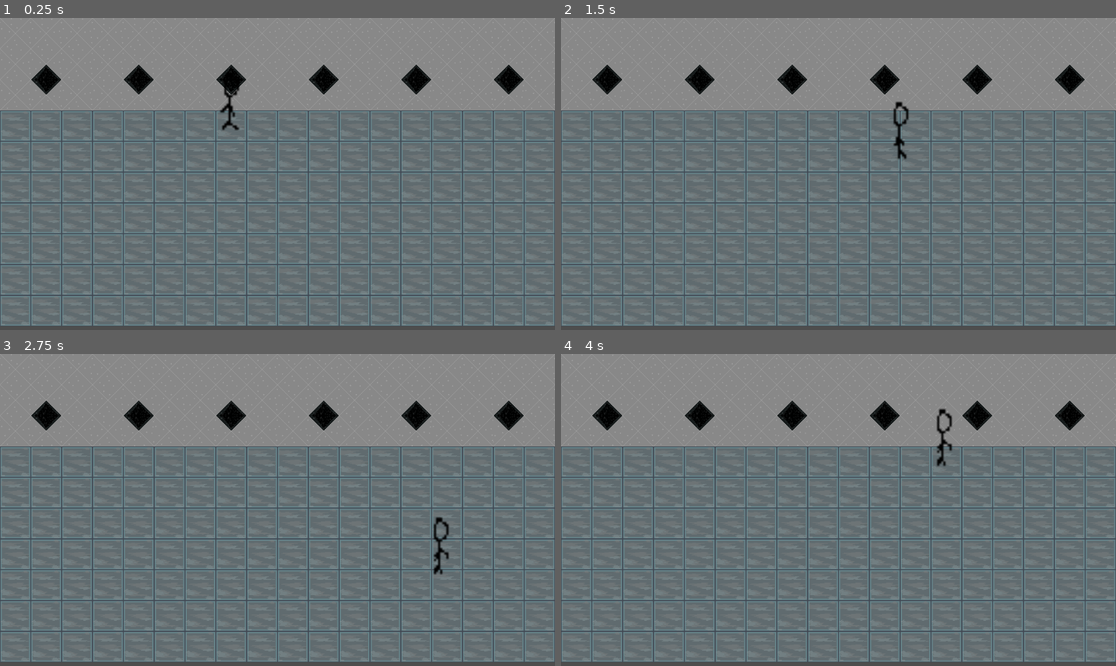
Above: before the commit, frames 1-4 (two rows, left to right).
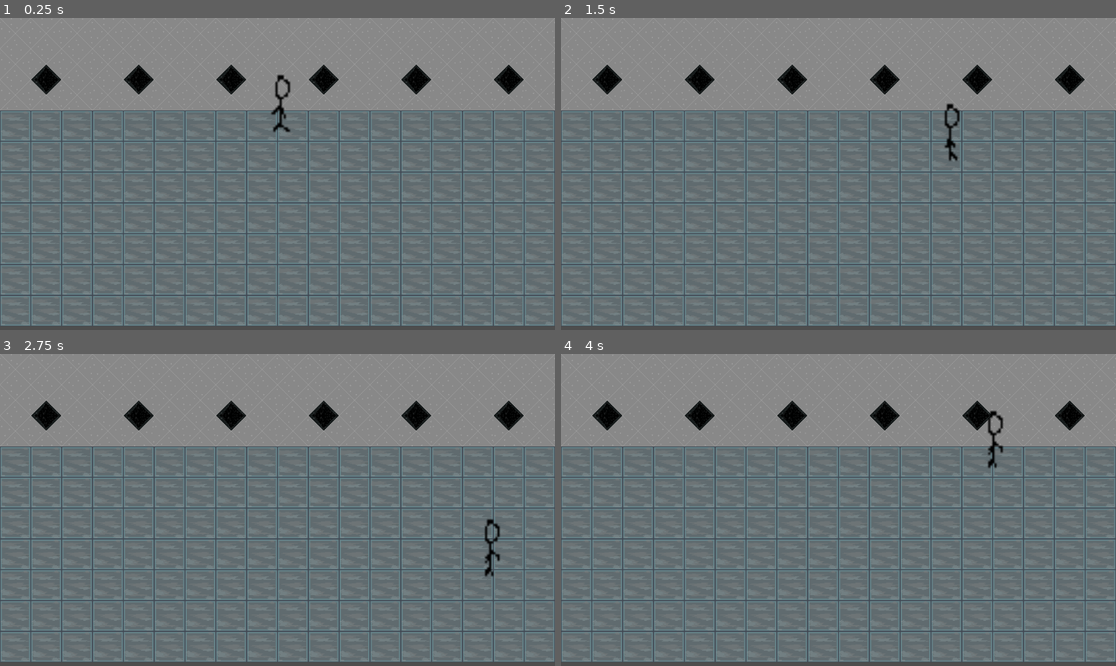
Above: after the commit, the same moments.

Repository: Saileeee/soup
Game: Godot game, scene res://tile_map_layer.tscn
Two runs of this game, one before a commit and one after it. Both use one fixed random seed, a clock stepped at 60 frames per second and the inputs below. The project has no main scene, so this scene is started directly.
Inputs:
- Up to frame 1 (0.25 s): no input
- Up to frame 2 (1.5 s): tap Enter at 0.5 s; hold Right (move_right) 0.53-1.28 s; hold Down (move_down) from 1.28 s (still down)
- Up to frame 3 (2.75 s): release Down (move_down) at 2.03 s; hold Right (move_right) from 2.03 s (still down)
- Up to frame 4 (4 s): release Right (move_right) at 2.78 s; hold Up (move_up) 2.78-3.53 s; hold Left (move_left) from 3.53 s (still down)

The runs differ from the first frame. In frame 1, 0.4% of the frame differs, in the area x 39-53%, y 18-37%; in frame 2, 0.5%; in frame 3, 0.5%, in the area x 78-91%, y 52-72%; in frame 4, 0.5%.

Commit message:
Update tile_map_layer.tscn

Diff:
--- a/new-game-project/tile_map_layer.tscn
+++ b/new-game-project/tile_map_layer.tscn
@@ -90,8 +90,9 @@
 tile_set = SubResource("TileSet_d3ayc")
 
 [node name="CharacterBody2D" type="CharacterBody2D" parent="."]
-position = Vector2(478, 176)
+position = Vector2(584, 180)
 script = ExtResource("3_y6h8f")
+metadata/_edit_group_ = true
 
 [node name="CollisionShape2D" type="CollisionShape2D" parent="CharacterBody2D"]
 position = Vector2(0, 53)
